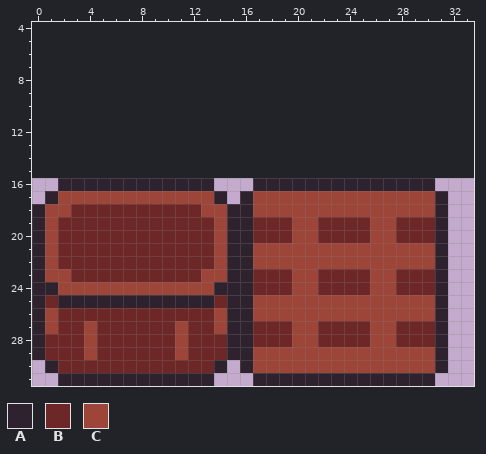
Two states of a pixel-art sprite, assets/build_tiles.png. That is the earlier state.
The file is 64x16 pixels. Shown: x 0..33, y 4..31. The old version is drawn lined up with the new one, on the new canvas.
Palette (. is transparent): A #2e222f  B #6e2727  C #9e4539
Pixels before, first column x 0:
16 ..AAAAAAAAAAAA...AAAAAAAAAAAAAA.
17 .ACCCCCCCCCCCCA.ACCCCCCCCCCCCCCA
18 ACCBBBBBBBBBBCCAACCCCCCCCCCCCCCA
19 ACBBBBBBBBBBBBCAABBBCCBBBBCCBBBA
20 ACBBBBBBBBBBBBCAABBBCCBBBBCCBBBA
21 ACBBBBBBBBBBBBCAACCCCCCCCCCCCCCA
22 ACBBBBBBBBBBBBCAACCCCCCCCCCCCCCA
23 ACCBBBBBBBBBBCCAABBBCCBBBBCCBBBA
24 AACCCCCCCCCCCCAAABBBCCBBBBCCBBBA
25 ABAAAAAAAAAAAABAACCCCCCCCCCCCCCA
26 ACBBBBBBBBBBBBCAACCCCCCCCCCCCCCA
27 ACBBCBBBBBBCBBCAABBBCCBBBBCCBBBA
28 ABBBCBBBBBBCBBBAABBBCCBBBBCCBBBA
29 ABBBCBBBBBBCBBBAACCCCCCCCCCCCCCA
30 .ABBBBBBBBBBBBA.ACCCCCCCCCCCCCCA
31 ..AAAAAAAAAAAA...AAAAAAAAAAAAAA.
New version:
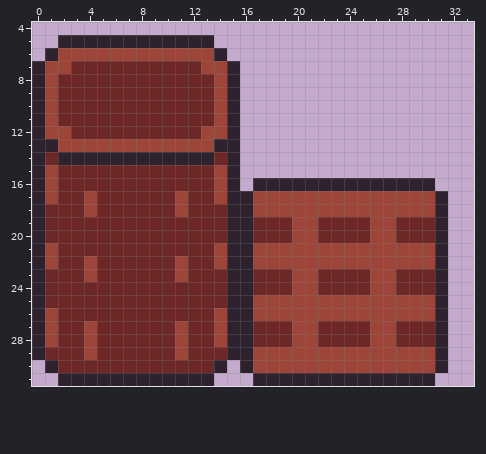
What changed:
canvas 64x16 -> 64x32, the old top-left corner now at 0,16
Changed rows in their new state; - is an unchanged pixel.
first column x 0:
 5 --AAAAAAAAAAAA--
 6 -ACCCCCCCCCCCCA-
 7 ACCBBBBBBBBBBCCA
 8 ACBBBBBBBBBBBBCA
 9 ACBBBBBBBBBBBBCA
10 ACBBBBBBBBBBBBCA
11 ACBBBBBBBBBBBBCA
12 ACCBBBBBBBBBBCCA
13 AACCCCCCCCCCCCAA
14 ABAAAAAAAAAAAABA
15 ACBBBBBBBBBBBBCA
16 ACBBBBBBBBBBBBCA
17 ACBB-BBBBBB-BBCA
18 -BB-C------C-BB-
19 -B------------B-
20 -B------------B-
22 ----C------C----
23 -BB-C------C-BB-
24 -BBBBBBBBBBBBBB-
25 --BBBBBBBBBBBB--
28 -C------------C-
Boxes around the changes in both pictures, in picture pixels (x1, y1, x2, y2):
changed: (32, 35, 240, 347)
